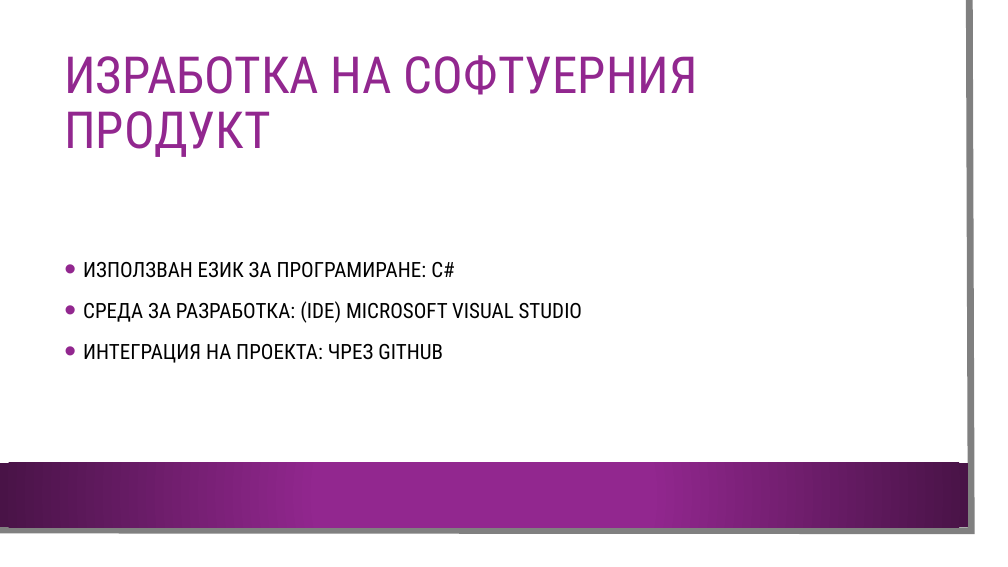
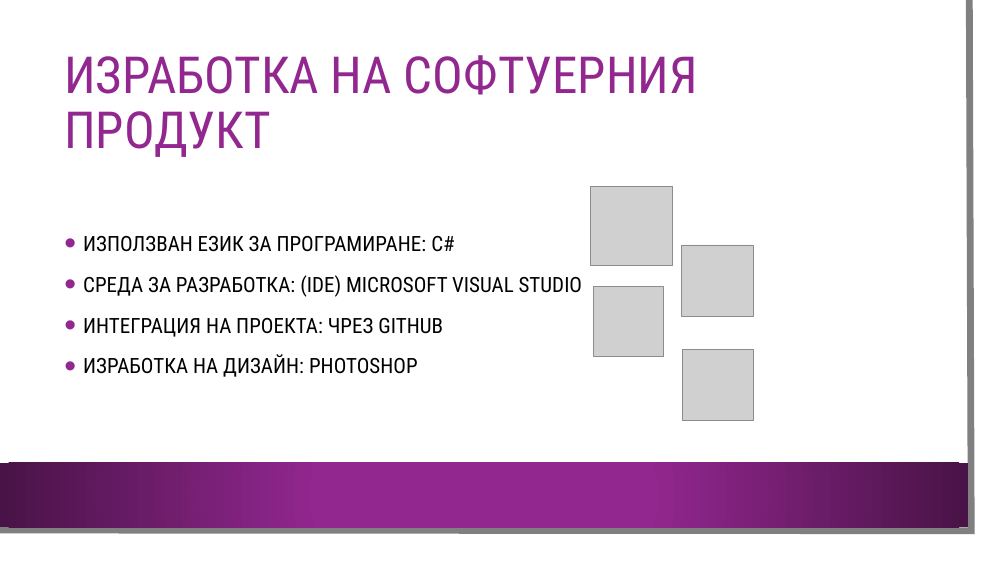
Before and after one commit to RadoslavKolev/DreamMovie, a slide deck: slide 5 of Документация/Презентация - Dream Movie.pptx (slide 4 before the commit). Drawn at 1008x567 pixels with LibreOffice and Linux fonts; fonts in the diff are those of the drawing; grey boxes stand for pictures; background and template pictures are left out. Boxes give left, top, right and bottom in pixels: in the first picture for what was removed or moved away, otherwise in the second. Text is boxed around its words. In the diff, an @@ line names an element or a change of style, - is before the commit and + after.

```diff
--- a/Документация/Презентация - Dream Movie.pptx
+++ b/Документация/Презентация - Dream Movie.pptx
@@ picture added at (591,187,673,265) @@
@@ picture added at (682,245,753,316) @@
@@ picture added at (594,287,664,357) @@
@@ text at (83,354,418,377): paragraph added @@
+• ИЗРАБОТКА НА ДИЗАЙН: PHOTOSHOP
@@ picture added at (682,350,753,421) @@
```
Also in this commit, not shown: 4 other slides changed, 2 slides added.
